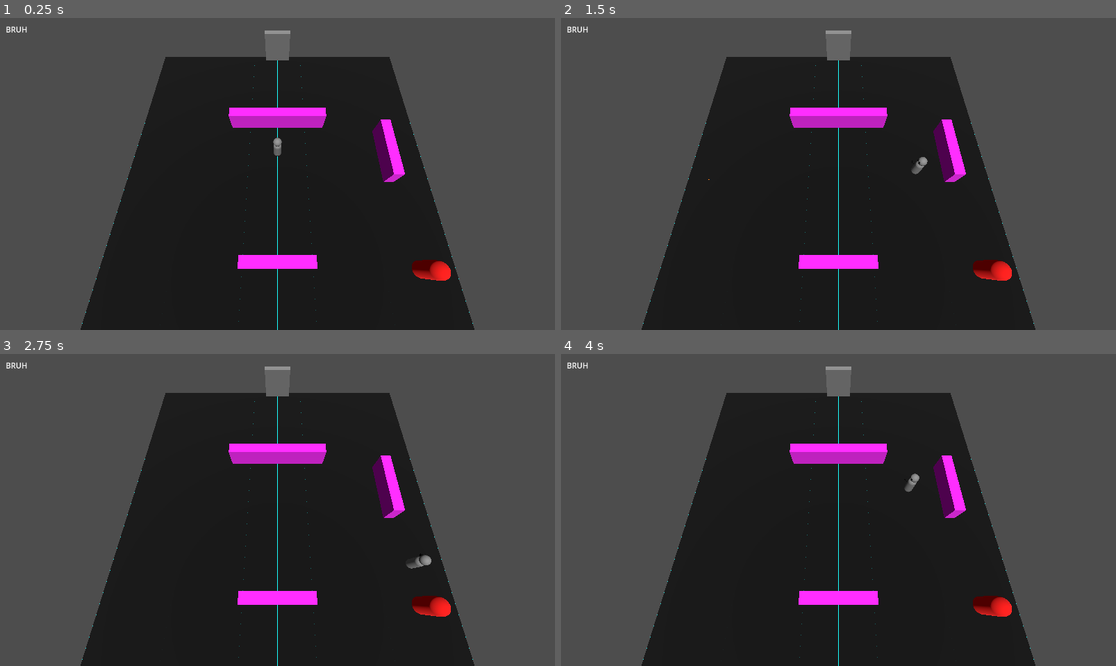
Above: before the commit, frames 1-4 (two rows, left to right).
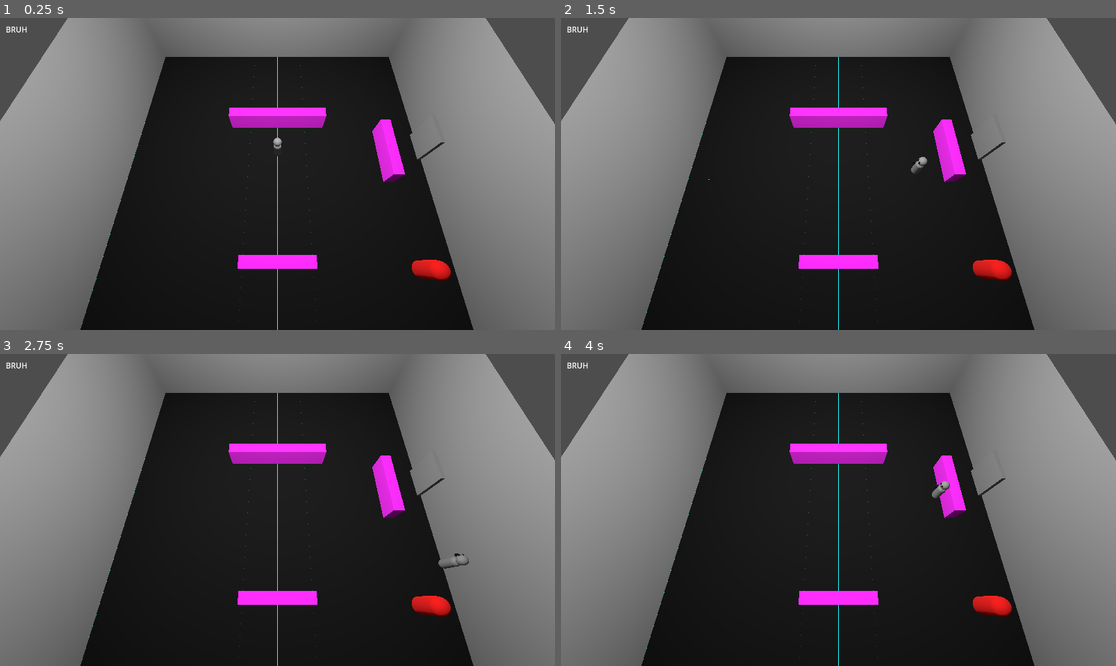
Above: after the commit, the same moments.

Repository: covmoore/interrupt-game-jam
Game: Godot game, scene res://maps/dungeon.tscn
The game is run twice, just before and just after one commit, with the same random seed, the same clock (stepped at 60 frames per second) and the same inputs. This scene is started directly instead of the project's main scene.
Inputs (mouse positions are in pixels of both pictures, inside the frame that each line leads up to):
- Up to frame 1 (0.25 s): no input
- Up to frame 2 (1.5 s): tap Enter at 0.5 s; move the mouse to (960, 158) at 0.52 s; press the mouse at (960, 158) at 0.53 s; hold D (move_right) 0.53-1.28 s; move the mouse to (727, 189) at 1.27 s; release the mouse at (727, 189) at 1.28 s; hold S (move_back) from 1.28 s (still down); click (727, 189) at 1.35 s
- Up to frame 3 (2.75 s): move the mouse to (333, 441) at 2.02 s; release S (move_back) at 2.03 s; press the mouse at (333, 441) at 2.03 s; hold D (move_right) from 2.03 s (still down)
- Up to frame 4 (4 s): move the mouse to (810, 572) at 2.77 s; release D (move_right) at 2.78 s; release the mouse at (810, 572) at 2.78 s; hold W (move_forward) 2.78-3.53 s; click (810, 572) at 2.85 s; move the mouse to (1005, 556) at 3.52 s; press the mouse at (1005, 556) at 3.53 s; hold A (move_left) from 3.53 s (still down)

The runs differ from the first frame. In frame 1, 45% of the frame differs, in the area x 0-100%, y 0-100%; in frame 2, 45%; in frame 3, 45%; in frame 4, 45%.
Error in both runs: Invalid access to property or key 'global_transform' on a base object of type 'null instance'. (res://scripts/models/enemy.gd:21)

Commit message:
fixing walls and light

Diff:
--- a/maps/dungeon.tscn
+++ b/maps/dungeon.tscn
@@ -75,17 +75,32 @@
 [sub_resource type="BoxShape3D" id="BoxShape3D_5rkse"]
 size = Vector3(1.5, 1.7, 0.325)
 
-[sub_resource type="PlaneMesh" id="PlaneMesh_kupb0"]
-size = Vector2(12, 5)
-
-[sub_resource type="BoxShape3D" id="BoxShape3D_vl0gx"]
-size = Vector3(12, 0.01, 12)
-
-[sub_resource type="BoxShape3D" id="BoxShape3D_mm2q7"]
-size = Vector3(4.95996, 0.01, 12)
-
-[sub_resource type="BoxShape3D" id="BoxShape3D_sqtxy"]
-size = Vector3(6.07129, 0.01, 12)
+[sub_resource type="PlaneMesh" id="PlaneMesh_qklci"]
+size = Vector2(15, 5)
+
+[sub_resource type="BoxShape3D" id="BoxShape3D_a082y"]
+size = Vector3(14.9377, 0.01, 4.99658)
+
+[sub_resource type="PlaneMesh" id="PlaneMesh_7boyc"]
+size = Vector2(15, 5)
+
+[sub_resource type="BoxShape3D" id="BoxShape3D_7a4r0"]
+size = Vector3(14.9895, 0.01, 4.95514)
+
+[sub_resource type="PlaneMesh" id="PlaneMesh_qugxo"]
+size = Vector2(15, 5)
+
+[sub_resource type="BoxShape3D" id="BoxShape3D_1gnro"]
+size = Vector3(14.9694, 0.01, 4.95288)
+
+[sub_resource type="PlaneMesh" id="PlaneMesh_woah8"]
+size = Vector2(15, 5)
+
+[sub_resource type="BoxShape3D" id="BoxShape3D_fxypm"]
+size = Vector3(6.17316, 0.01, 4.94733)
+
+[sub_resource type="BoxShape3D" id="BoxShape3D_gh8lk"]
+size = Vector3(7.29797, 0.01, 4.87164)
 
 [node name="Dungeon1" type="Node3D" node_paths=PackedStringArray("main_room", "player", "camera", "camera_pivot", "uiManager", "rooms", "pivot_anchors")]
 script = ExtResource("1_mva7x")
@@ -114,9 +129,6 @@
 [node name="mainCameraAnchor" type="Node3D" parent="CameraPivot"]
 transform = Transform3D(1, 0, 0, 0, 0.393204, 0.919451, 0, -0.919451, 0.393204, 0, 9.43599, 5.07966)
 
-[node name="DirectionalLight3D" type="DirectionalLight3D" parent="."]
-transform = Transform3D(1, 0, 0, 0, 0.379941, 0.925011, 0, -0.925011, 0.379941, 0, 8.58882, 0)
-
 [node name="start_room" type="Node3D" parent="." node_paths=PackedStringArray("player", "doors", "enemySpawners")]
 script = ExtResource("4_7eefm")
 player = NodePath("../Player")
@@ -173,7 +185,8 @@
 rounds = Array[ExtResource("11_xxg05")]([SubResource("Resource_otk37")])
 
 [node name="door" type="StaticBody3D" parent="start_room"]
-transform = Transform3D(1, 0, 0, 0, 1, 0, 0, 0, 1, 0, 0.831536, -7.32846)
+transform = Transform3D(-4.37114e-08, 0, -1, 0, 1, 0, 1, 0, -4.37114e-08, 7.437, 0.852693, -0.51818)
+collision_layer = 2
 
 [node name="MeshInstance3D" type="MeshInstance3D" parent="start_room/door"]
 mesh = SubResource("BoxMesh_4skxw")
@@ -182,56 +195,63 @@
 shape = SubResource("BoxShape3D_5rkse")
 
 [node name="Walls" type="Node3D" parent="start_room"]
-visible = false
 
 [node name="Wall1" type="StaticBody3D" parent="start_room/Walls" groups=["Wall"]]
-transform = Transform3D(1, 0, 0, 0, -4.37114e-08, 1, 0, -1, -4.37114e-08, 0, 2.43923, 6)
+transform = Transform3D(1, 0, 0, 0, -4.37114e-08, 1, 0, -1, -4.37114e-08, 0, 2.43923, 7.4822)
 collision_layer = 2
 collision_mask = 29
 
 [node name="MeshInstance3D" type="MeshInstance3D" parent="start_room/Walls/Wall1"]
-mesh = SubResource("PlaneMesh_kupb0")
+mesh = SubResource("PlaneMesh_qklci")
 
 [node name="CollisionShape3D" type="CollisionShape3D" parent="start_room/Walls/Wall1"]
-shape = SubResource("BoxShape3D_vl0gx")
+transform = Transform3D(1, 0, 0, 0, 1, 0, 0, 0, 1, -0.00427246, 0, 0.0192871)
+shape = SubResource("BoxShape3D_a082y")
 
 [node name="Wall2" type="StaticBody3D" parent="start_room/Walls" groups=["Wall"]]
-transform = Transform3D(-1, 8.74228e-08, 3.82137e-15, 0, -4.37114e-08, 1, 8.74228e-08, 1, 4.37114e-08, 0, 2.43923, -6)
+transform = Transform3D(-1, 8.74228e-08, 3.82137e-15, 0, -4.37114e-08, 1, 8.74228e-08, 1, 4.37114e-08, 0, 2.43923, -7.46049)
 collision_layer = 2
 collision_mask = 29
 
 [node name="MeshInstance3D" type="MeshInstance3D" parent="start_room/Walls/Wall2"]
-mesh = SubResource("PlaneMesh_kupb0")
+mesh = SubResource("PlaneMesh_7boyc")
 
 [node name="CollisionShape3D" type="CollisionShape3D" parent="start_room/Walls/Wall2"]
-shape = SubResource("BoxShape3D_vl0gx")
+transform = Transform3D(1, 0, 0, 0, 1, 0, 0, 0, 1, 0.0245361, 0, 0.0186462)
+shape = SubResource("BoxShape3D_7a4r0")
 
 [node name="Wall3" type="StaticBody3D" parent="start_room/Walls" groups=["Wall"]]
-transform = Transform3D(1.31134e-07, 1, 4.37114e-08, 0, -4.37114e-08, 1, 1, -1.31134e-07, -5.73206e-15, -6, 2.43923, -0.00124407)
+transform = Transform3D(1.31134e-07, 1, 4.37114e-08, 0, -4.37114e-08, 1, 1, -1.31134e-07, -5.73206e-15, -7.51138, 2.43923, -0.00124407)
 collision_layer = 2
 collision_mask = 29
 
 [node name="MeshInstance3D" type="MeshInstance3D" parent="start_room/Walls/Wall3"]
-mesh = SubResource("PlaneMesh_kupb0")
+mesh = SubResource("PlaneMesh_qugxo")
 
 [node name="CollisionShape3D" type="CollisionShape3D" parent="start_room/Walls/Wall3"]
-shape = SubResource("BoxShape3D_vl0gx")
+transform = Transform3D(1, 0, 0, 0, 1, 7.51668e-22, 0, 7.51667e-22, 1, 0.0501099, 0, 0.0313721)
+shape = SubResource("BoxShape3D_1gnro")
 
 [node name="Wall4" type="StaticBody3D" parent="start_room/Walls" groups=["Wall"]]
-transform = Transform3D(-2.18557e-07, -1, -4.37114e-08, 0, -4.37114e-08, 1, -1, 2.18557e-07, 9.55343e-15, 6, 2.43923, -0.00124407)
+transform = Transform3D(-2.18557e-07, -1, -4.37114e-08, 0, -4.37114e-08, 1, -1, 2.18557e-07, 9.55343e-15, 7.45403, 2.43923, -0.00124407)
 collision_layer = 2
 collision_mask = 29
 
 [node name="MeshInstance3D" type="MeshInstance3D" parent="start_room/Walls/Wall4"]
-mesh = SubResource("PlaneMesh_kupb0")
+mesh = SubResource("PlaneMesh_woah8")
 
 [node name="CollisionShape3D" type="CollisionShape3D" parent="start_room/Walls/Wall4"]
-transform = Transform3D(1, 0, 0, 0, 1, 2.08797e-21, 0, 2.08797e-21, 1, 3.52002, 0, 0)
-shape = SubResource("BoxShape3D_mm2q7")
+transform = Transform3D(1, 0, 0, 0, 1, 2.08797e-21, 0, 2.08797e-21, 1, 4.3779, 0, 0.0176697)
+shape = SubResource("BoxShape3D_fxypm")
 
 [node name="CollisionShape3D2" type="CollisionShape3D" parent="start_room/Walls/Wall4"]
-transform = Transform3D(1, 0, 0, 0, 1, 2.08797e-21, 0, 2.08797e-21, 1, -2.99264, 1.43051e-06, 0)
-shape = SubResource("BoxShape3D_sqtxy")
+transform = Transform3D(1, 0, 0, 0, 1, 2.08797e-21, 0, 2.08797e-21, 1, -3.87686, 9.53674e-07, -0.0294495)
+shape = SubResource("BoxShape3D_gh8lk")
+
+[node name="OmniLight3D" type="OmniLight3D" parent="start_room"]
+transform = Transform3D(1, 0, 0, 0, 1, 0, 0, 0, 1, 0, 8.3596, 0)
+light_energy = 10.799
+omni_range = 20.0
 
 [node name="pivot_anchors" type="Node3D" parent="."]
 
Not shown: 1 places in maps/dungeon.tscn that only renumber resources
